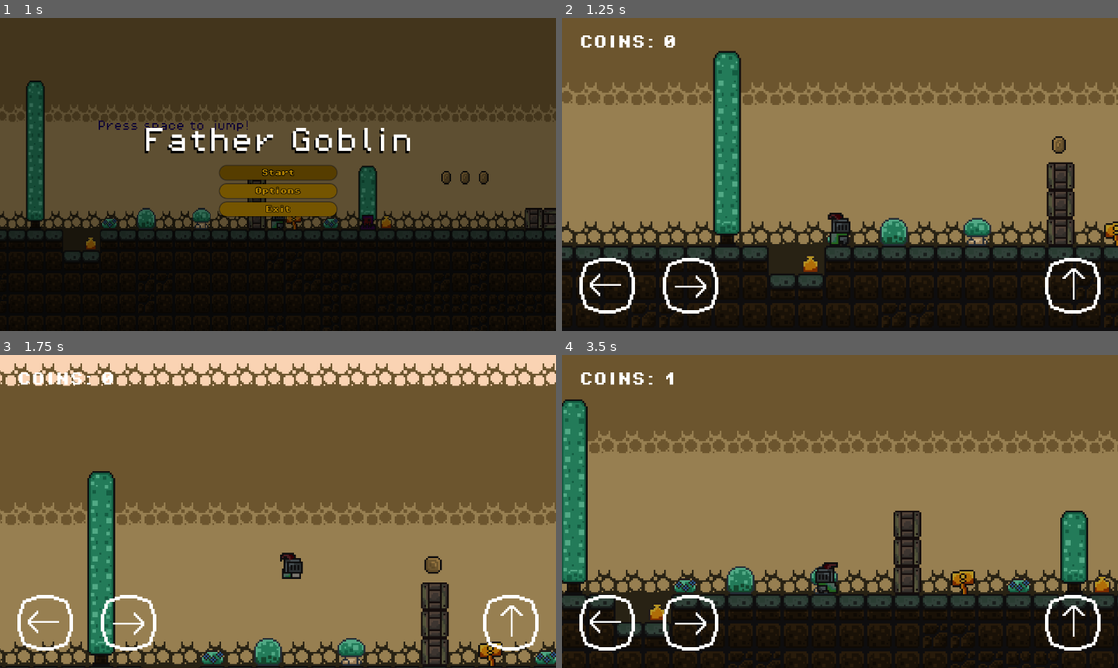
Above: before the commit, frames 1-4 (two rows, left to right).
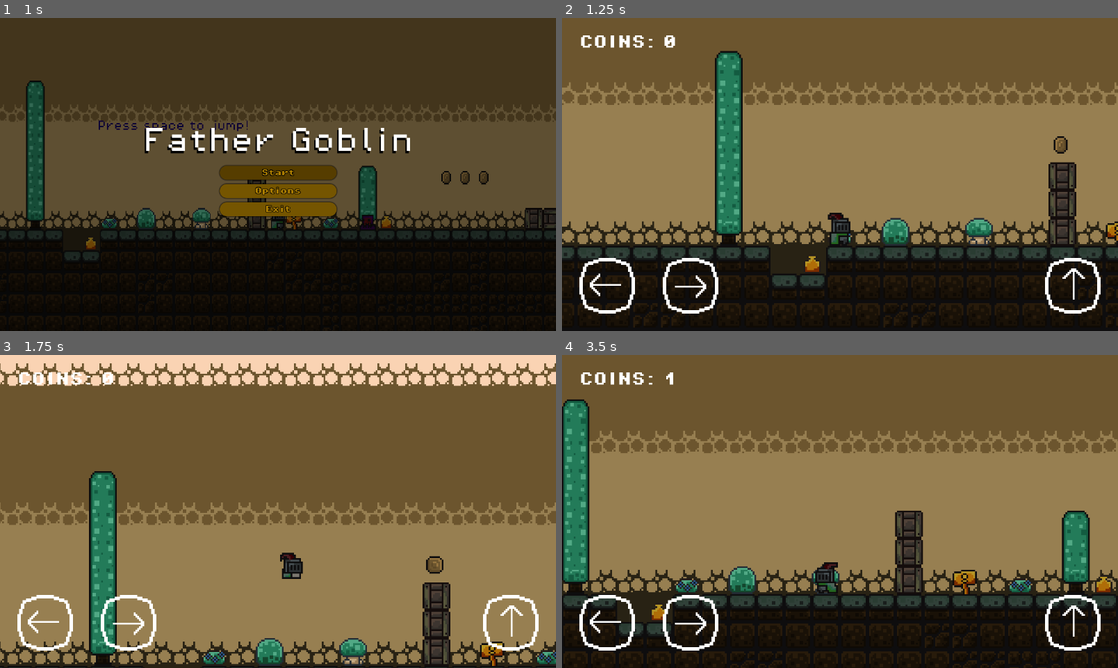
Above: after the commit, the same moments.

Repository: KAISERaustin/goblin-father
Game: Godot game, scene res://scenes/main_menu.tscn
Two runs of this game, one before a commit and one after it. Both use one fixed random seed, a clock stepped at 60 frames per second and the inputs below.
Inputs:
- Up to frame 1 (1 s): click "Start" at 0.5 s
- Up to frame 2 (1.25 s): no input
- Up to frame 3 (1.75 s): hold D (move_right) from 1.28 s (still down); tap Space (jump) at 1.35, 1.52 s
- Up to frame 4 (3.5 s): tap Space (jump) at 1.82, 2.1, 2.27, 2.57, 2.85 s; release D (move_right) at 2.78 s; hold A (move_left) from 2.78 s (still down)

Frame 1 is identical in both runs. In frame 2, 6.9% of the frame differs, in the area x 0-100%, y 10-99%; in frame 3, 8.2%, in the area x 0-100%, y 2-100%; in frame 4, 7.7%.

Commit message:
All changes have been fixed.  Added all of the sounds that I love.

Diff:
--- a/goblin-father-godot/default_bus_layout.tres
+++ b/goblin-father-godot/default_bus_layout.tres
@@ -5,11 +5,11 @@
 bus/1/solo = false
 bus/1/mute = false
 bus/1/bypass_fx = false
-bus/1/volume_db = -17.6645
+bus/1/volume_db = -3.54298
 bus/1/send = &"Master"
 bus/2/name = &"SFX"
 bus/2/solo = false
 bus/2/mute = false
 bus/2/bypass_fx = false
-bus/2/volume_db = -4.003
+bus/2/volume_db = 0.0
 bus/2/send = &"Master"
--- a/goblin-father-godot/level_won_area.gd
+++ /dev/null
@@ -1,14 +0,0 @@
-extends Area2D
-
-@onready var timer: Timer = $Timer
-
-func _on_timer_timeout() -> void:
-	Engine.time_scale = 1.0
-	get_tree().change_scene_to_file("res://scenes/main_menu.tscn")
-
-
-func _on_body_entered(body: Node2D) -> void:
-	if body.is_in_group("player"):
-		print("YOU WON!")
-		Engine .time_scale = 0.5
-		timer.start()
--- a/goblin-father-godot/scenes/Player.tscn
+++ b/goblin-father-godot/scenes/Player.tscn
@@ -1,7 +1,9 @@
-[gd_scene load_steps=27 format=3 uid="uid://d21xhwirpnols"]
+[gd_scene load_steps=29 format=3 uid="uid://d21xhwirpnols"]
 
 [ext_resource type="Script" uid="uid://7fvs1cj2t7x3" path="res://scripts/player.gd" id="1_v6fml"]
 [ext_resource type="Texture2D" uid="uid://dtxcnwvpgvshy" path="res://assets/knight 2.png" id="2_v6fml"]
+[ext_resource type="AudioStream" uid="uid://ctp0tdtrf5lpj" path="res://sounds/player_death.mp3" id="3_mdl7e"]
+[ext_resource type="AudioStream" uid="uid://cd6i8mfwf8kq" path="res://sounds/player_jump.mp3" id="4_mdl7e"]
 
 [sub_resource type="AtlasTexture" id="AtlasTexture_3li8b"]
 atlas = ExtResource("2_v6fml")
@@ -183,7 +185,7 @@
 [node name="AnimatedSprite2D" type="AnimatedSprite2D" parent="."]
 position = Vector2(0, -16)
 sprite_frames = SubResource("SpriteFrames_mdl7e")
-animation = &"idle"
+animation = &"jumping"
 autoplay = "idle"
 
 [node name="Area2D" type="Area2D" parent="." groups=["player"]]
@@ -197,12 +199,23 @@
 shape = SubResource("RectangleShape2D_p0vlq")
 
 [node name="DeathTimer" type="Timer" parent="."]
+wait_time = 2.3
 ignore_time_scale = true
 
 [node name="WinTimer" type="Timer" parent="."]
 wait_time = 3.0
 ignore_time_scale = true
 
+[node name="DeathNoise" type="AudioStreamPlayer2D" parent="."]
+stream = ExtResource("3_mdl7e")
+attenuation = 3.03143
+bus = &"SFX"
+
+[node name="JumpNoise" type="AudioStreamPlayer2D" parent="."]
+stream = ExtResource("4_mdl7e")
+volume_db = -12.877
+bus = &"SFX"
+
 [connection signal="area_entered" from="Area2D" to="." method="_on_area_2d_area_entered"]
 [connection signal="timeout" from="DeathTimer" to="." method="_on_death_timer_timeout"]
 [connection signal="timeout" from="WinTimer" to="." method="_on_win_timer_timeout"]
--- a/goblin-father-godot/scenes/coin.tscn
+++ b/goblin-father-godot/scenes/coin.tscn
@@ -2,7 +2,7 @@
 
 [ext_resource type="Script" uid="uid://wex32jablx6j" path="res://scripts/coin.gd" id="1_i64fm"]
 [ext_resource type="Texture2D" uid="uid://barh8smyfyd" path="res://assets/coin.png" id="1_rwqht"]
-[ext_resource type="AudioStream" uid="uid://5glprd8w6pn2" path="res://sounds/coin.wav" id="3_11l1o"]
+[ext_resource type="AudioStream" uid="uid://c8i2yl272eakv" path="res://sounds/coin_collected.wav" id="3_11l1o"]
 
 [sub_resource type="AtlasTexture" id="AtlasTexture_i64fm"]
 atlas = ExtResource("1_rwqht")
--- a/goblin-father-godot/scenes/game.tscn
+++ b/goblin-father-godot/scenes/game.tscn
@@ -8,8 +8,7 @@
 [ext_resource type="PackedScene" uid="uid://bjutd5xtqvtxv" path="res://scenes/kill_zone.tscn" id="5_iywne"]
 [ext_resource type="PackedScene" uid="uid://cci5xsib4tlix" path="res://scenes/slime.tscn" id="6_p57ef"]
 [ext_resource type="FontFile" uid="uid://btkgccmrm5kna" path="res://fonts/PixelOperator8.ttf" id="7_u5sy4"]
-[ext_resource type="Script" uid="uid://c58s5l7j4e02v" path="res://scripts/game_manager.gd" id="8_gee14"]
-[ext_resource type="PackedScene" uid="uid://dimmpboqxbgrp" path="res://scenes/music.tscn" id="10_trtic"]
+[ext_resource type="PackedScene" uid="uid://bfrni0bppiue5" path="res://scenes/game_manager.tscn" id="9_kvuet"]
 [ext_resource type="PackedScene" uid="uid://b012m5qyiq4cm" path="res://scenes/border_wall_left.tscn" id="10_vtaks"]
 [ext_resource type="PackedScene" uid="uid://bxotjlnrlvcxw" path="res://scenes/level_won_area.tscn" id="11_kvpfn"]
 [ext_resource type="PackedScene" uid="uid://wpns5o4r00ex" path="res://scenes/moving_platform_left.tscn" id="13_kvuet"]
@@ -250,11 +249,11 @@
 
 [node name="Mid" type="TileMapLayer" parent="TileMap" groups=["solid_block"]]
 use_parent_material = true
-tile_map_data = PackedByteArray("AAD//wAAAAAAAAAAAAAAAAAAAAA …(25544 unchanged characters)… rAAoAAAABAAEAAABrAAsAAAAAAAEAAABsAP//AAAGAAcAAABsAAAAAAAAAAAAAABsAAEAAAAAAAEAAABsAAI …(14879 unchanged characters)…
+tile_map_data = PackedByteArray("AAD//wAAAAAAAAAAAAAAAAAAAAA …(25544 unchanged characters)… rAAoAAAABAAEAAABrAAsAAAAAAAEAAABsAP//AAAAAAYAAABsAAAAAAAAAAAAAABsAAEAAAAAAAEAAABsAAI …(14879 unchanged characters)…
 tile_set = SubResource("TileSet_lbhrr")
 
 [node name="Player" parent="." groups=["player"] instance=ExtResource("1_uwrxv")]
-position = Vector2(-55, 4)
+position = Vector2(-56, 4)
 
 [node name="Camera2D" type="Camera2D" parent="Player"]
 position = Vector2(0, -45)
@@ -465,11 +464,8 @@
 theme_override_font_sizes/font_size = 8
 text = "Watch out!"
 
-[node name="GameManager" type="Node" parent="."]
+[node name="GameManager" parent="." instance=ExtResource("9_kvuet")]
 unique_name_in_owner = true
-script = ExtResource("8_gee14")
-
-[node name="Music" parent="GameManager" instance=ExtResource("10_trtic")]
 
 [node name="Borders" type="Node" parent="."]
 
--- /dev/null
+++ b/goblin-father-godot/scenes/game_manager.tscn
@@ -0,0 +1,11 @@
+[gd_scene load_steps=4 format=3 uid="uid://bfrni0bppiue5"]
+
+[ext_resource type="Script" uid="uid://c58s5l7j4e02v" path="res://scripts/game_manager.gd" id="1_smx3j"]
+[ext_resource type="PackedScene" uid="uid://dimmpboqxbgrp" path="res://scenes/music.tscn" id="2_o2178"]
+[ext_resource type="AudioStream" uid="uid://cd8qrp831j3u6" path="res://music/overworld_level_one_music.mp3" id="3_udu3i"]
+
+[node name="GameManager" type="Node"]
+script = ExtResource("1_smx3j")
+
+[node name="Music" parent="." instance=ExtResource("2_o2178")]
+stream = ExtResource("3_udu3i")
--- a/goblin-father-godot/scenes/level_won_area.tscn
+++ b/goblin-father-godot/scenes/level_won_area.tscn
@@ -1,17 +1,24 @@
-[gd_scene load_steps=3 format=3 uid="uid://bxotjlnrlvcxw"]
+[gd_scene load_steps=4 format=3 uid="uid://bxotjlnrlvcxw"]
 
-[ext_resource type="Script" uid="uid://wsw38gpskynx" path="res://level_won_area.gd" id="1_vspio"]
+[ext_resource type="Script" uid="uid://dep5jf0v3kc17" path="res://scripts/level_won_area.gd" id="1_mg273"]
+[ext_resource type="AudioStream" uid="uid://j2fpafjqruk0" path="res://sounds/course_clear.mp3" id="2_mg273"]
 
 [sub_resource type="RectangleShape2D" id="RectangleShape2D_mg273"]
 size = Vector2(14, 14)
 
 [node name="LevelWonArea" type="Area2D" groups=["win"]]
-script = ExtResource("1_vspio")
+script = ExtResource("1_mg273")
 
 [node name="CollisionShape2D" type="CollisionShape2D" parent="."]
 position = Vector2(0, 1)
 shape = SubResource("RectangleShape2D_mg273")
 
-[node name="Timer" type="Timer" parent="."]
+[node name="WON TIMER" type="Timer" parent="."]
+wait_time = 3.5
 
+[node name="AudioStreamPlayer2D" type="AudioStreamPlayer2D" parent="."]
+stream = ExtResource("2_mg273")
+
+[connection signal="area_entered" from="." to="." method="_on_area_entered"]
 [connection signal="body_entered" from="." to="." method="_on_body_entered"]
+[connection signal="timeout" from="WON TIMER" to="." method="_on_timer_timeout"]
--- a/goblin-father-godot/scenes/main_menu.tscn
+++ b/goblin-father-godot/scenes/main_menu.tscn
@@ -6,6 +6,7 @@
 [ext_resource type="FontFile" uid="uid://btkgccmrm5kna" path="res://fonts/PixelOperator8.ttf" id="3_bqqt6"]
 [ext_resource type="AudioStream" uid="uid://d1oyx6r4nybvv" path="res://sounds/button_press.mp3" id="5_8ln24"]
 [ext_resource type="PackedScene" uid="uid://dimmpboqxbgrp" path="res://scenes/music.tscn" id="6_rtw2f"]
+[ext_resource type="AudioStream" uid="uid://d1cuqty1bd8rw" path="res://music/main_menu_music.mp3" id="7_oa1go"]
 
 [sub_resource type="StyleBoxTexture" id="StyleBoxTexture_bqqt6"]
 texture = ExtResource("2_ekxnf")
@@ -196,6 +197,7 @@
 
 [node name="AudioStreamPlayer2D" type="AudioStreamPlayer2D" parent="."]
 stream = ExtResource("5_8ln24")
+bus = &"SFX"
 
 [node name="AnimationPlayer" type="AnimationPlayer" parent="."]
 root_node = NodePath("../AudioStreamPlayer2D")
@@ -204,6 +206,7 @@
 }
 
 [node name="Music" parent="." instance=ExtResource("6_rtw2f")]
+stream = ExtResource("7_oa1go")
 
 [connection signal="pressed" from="VBoxContainer/Start" to="." method="_on_start_pressed"]
 [connection signal="pressed" from="VBoxContainer/Options" to="." method="_on_options_pressed"]
--- /dev/null
+++ b/goblin-father-godot/scenes/option_menu.tscn
@@ -0,0 +1,155 @@
+[gd_scene load_steps=14 format=3 uid="uid://cwin37kd46hp4"]
+
+[ext_resource type="Script" uid="uid://klricr5gavcd" path="res://scripts/option_menu.gd" id="1_40sux"]
+[ext_resource type="Texture2D" uid="uid://bce2wj75k251o" path="res://assets/main_menu_game_background.png" id="1_hecwe"]
+[ext_resource type="PackedScene" uid="uid://dimmpboqxbgrp" path="res://scenes/music.tscn" id="3_1xj3o"]
+[ext_resource type="FontFile" uid="uid://b3tjvieravy7m" path="res://fonts/PixelOperator8-Bold.ttf" id="4_hrgik"]
+[ext_resource type="AudioStream" uid="uid://d1oyx6r4nybvv" path="res://sounds/button_press.mp3" id="5_2mid4"]
+
+[sub_resource type="StyleBoxTexture" id="StyleBoxTexture_40sux"]
+texture = ExtResource("1_hecwe")
+
+[sub_resource type="StyleBoxEmpty" id="StyleBoxEmpty_2mid4"]
+
+[sub_resource type="StyleBoxFlat" id="StyleBoxFlat_x6sq6"]
+bg_color = Color(0.338965, 0.24086, 1.44392e-07, 1)
+corner_radius_top_left = 16
+corner_radius_top_right = 16
+corner_radius_bottom_right = 16
+corner_radius_bottom_left = 16
+expand_margin_left = 18.0
+expand_margin_right = 18.0
+shadow_size = 3
+
+[sub_resource type="StyleBoxFlat" id="StyleBoxFlat_laan2"]
+bg_color = Color(0.298118, 0.210185, 1.20327e-07, 1)
+corner_radius_top_left = 16
+corner_radius_top_right = 16
+corner_radius_bottom_right = 16
+corner_radius_bottom_left = 16
+expand_margin_left = 18.0
+expand_margin_right = 18.0
+shadow_size = 3
+
+[sub_resource type="StyleBoxFlat" id="StyleBoxFlat_6uflr"]
+bg_color = Color(0.459325, 0.331248, 0, 1)
+border_color = Color(0.458824, 0.329412, 0, 1)
+corner_radius_top_left = 16
+corner_radius_top_right = 16
+corner_radius_bottom_right = 16
+corner_radius_bottom_left = 16
+expand_margin_left = 18.0
+expand_margin_right = 18.0
+shadow_size = 3
+
+[sub_resource type="Animation" id="Animation_x6sq6"]
+length = 0.001
+tracks/0/type = "value"
+tracks/0/imported = false
+tracks/0/enabled = true
+tracks/0/path = NodePath("AudioStreamPlayer2D:playing")
+tracks/0/interp = 1
+tracks/0/loop_wrap = true
+tracks/0/keys = {
+"times": PackedFloat32Array(0),
+"transitions": PackedFloat32Array(1),
+"update": 1,
+"values": [false]
+}
+
+[sub_resource type="Animation" id="Animation_hrgik"]
+resource_name = "enable_mobile_controls"
+length = 0.35
+tracks/0/type = "value"
+tracks/0/imported = false
+tracks/0/enabled = true
+tracks/0/path = NodePath("AudioStreamPlayer2D:playing")
+tracks/0/interp = 1
+tracks/0/loop_wrap = true
+tracks/0/keys = {
+"times": PackedFloat32Array(0),
+"transitions": PackedFloat32Array(1),
+"update": 1,
+"values": [true]
+}
+
+[sub_resource type="AnimationLibrary" id="AnimationLibrary_2mid4"]
+_data = {
+&"RESET": SubResource("Animation_x6sq6"),
+&"enable_mobile_controls": SubResource("Animation_hrgik")
+}
+
+[node name="Option Menu" type="Control"]
+layout_mode = 3
+anchors_preset = 0
+offset_right = 1280.0
+offset_bottom = 720.0
+size_flags_horizontal = 4
+size_flags_vertical = 4
+script = ExtResource("1_40sux")
+
+[node name="Panel" type="Panel" parent="."]
+layout_mode = 0
+offset_right = 1280.0
+offset_bottom = 720.0
+theme_override_styles/panel = SubResource("StyleBoxTexture_40sux")
+
+[node name="Music" parent="." instance=ExtResource("3_1xj3o")]
+
+[node name="BoxContainer" type="VBoxContainer" parent="."]
+layout_mode = 1
+anchors_preset = 8
+anchor_left = 0.5
+anchor_top = 0.5
+anchor_right = 0.5
+anchor_bottom = 0.5
+offset_left = -160.0
+offset_top = -20.0
+offset_right = 160.0
+offset_bottom = 49.0
+grow_horizontal = 2
+grow_vertical = 2
+
+[node name="EnableMobileControls" type="Button" parent="BoxContainer"]
+layout_mode = 2
+size_flags_horizontal = 4
+size_flags_vertical = 3
+theme_override_colors/font_hover_color = Color(0.697585, 0.509486, 0, 1)
+theme_override_colors/font_color = Color(0.698039, 0.509804, 0, 1)
+theme_override_colors/font_focus_color = Color(0.698039, 0.509804, 0, 1)
+theme_override_colors/font_pressed_color = Color(0.698039, 0.509804, 0, 1)
+theme_override_constants/outline_size = 5
+theme_override_fonts/font = ExtResource("4_hrgik")
+theme_override_styles/focus = SubResource("StyleBoxEmpty_2mid4")
+theme_override_styles/hover = SubResource("StyleBoxFlat_x6sq6")
+theme_override_styles/pressed = SubResource("StyleBoxFlat_laan2")
+theme_override_styles/normal = SubResource("StyleBoxFlat_6uflr")
+text = "Enable Mobile Controls"
+
+[node name="Main Menu" type="Button" parent="BoxContainer"]
+layout_mode = 2
+size_flags_horizontal = 4
+size_flags_vertical = 3
+theme_override_colors/font_hover_color = Color(0.697585, 0.509486, 0, 1)
+theme_override_colors/font_color = Color(0.698039, 0.509804, 0, 1)
+theme_override_colors/font_focus_color = Color(0.698039, 0.509804, 0, 1)
+theme_override_colors/font_pressed_color = Color(0.698039, 0.509804, 0, 1)
+theme_override_constants/outline_size = 5
+theme_override_fonts/font = ExtResource("4_hrgik")
+theme_override_styles/focus = SubResource("StyleBoxEmpty_2mid4")
+theme_override_styles/hover = SubResource("StyleBoxFlat_x6sq6")
+theme_override_styles/pressed = SubResource("StyleBoxFlat_laan2")
+theme_override_styles/normal = SubResource("StyleBoxFlat_6uflr")
+text = "Main Menu"
+
+[node name="AnimationPlayer" type="AnimationPlayer" parent="."]
+libraries = {
+&"": SubResource("AnimationLibrary_2mid4")
+}
+
+[node name="AudioStreamPlayer2D" type="AudioStreamPlayer2D" parent="."]
+stream = ExtResource("5_2mid4")
+
+[connection signal="pressed" from="BoxContainer/EnableMobileControls" to="." method="_on_enable_mobile_controls_pressed"]
+[connection signal="pressed" from="BoxContainer/Main Menu" to="." method="_on_main_menu_pressed"]
+[connection signal="pressed" from="BoxContainer/Main Menu" to="." method="_on_enable_mobile_controls_pressed"]
--- a/goblin-father-godot/scenes/slime.tscn
+++ b/goblin-father-godot/scenes/slime.tscn
@@ -1,8 +1,9 @@
-[gd_scene load_steps=23 format=3 uid="uid://cci5xsib4tlix"]
+[gd_scene load_steps=24 format=3 uid="uid://cci5xsib4tlix"]
 
 [ext_resource type="Script" uid="uid://wlaq8svsppx3" path="res://scripts/slime.gd" id="1_n6pvg"]
 [ext_resource type="Texture2D" uid="uid://bhhyi7mbabwa" path="res://sprites/slime_purple.png" id="2_n6pvg"]
 [ext_resource type="Texture2D" uid="uid://cbbap0gi5gvmj" path="res://assets/slime_purple.png" id="2_pjw23"]
+[ext_resource type="AudioStream" uid="uid://rgj0tgas4322" path="res://sounds/player_kick.wav" id="4_pjw23"]
 
 [sub_resource type="RectangleShape2D" id="RectangleShape2D_n6pvg"]
 size = Vector2(10, 1)
@@ -166,5 +167,9 @@
 
 [node name="DeathTimer" type="Timer" parent="."]
 
+[node name="SlimeKill" type="AudioStreamPlayer2D" parent="."]
+stream = ExtResource("4_pjw23")
+bus = &"SFX"
+
 [connection signal="area_entered" from="HeadHitCheck" to="." method="_on_head_hit_check_area_entered"]
 [connection signal="timeout" from="DeathTimer" to="." method="_on_death_timer_timeout"]
--- a/goblin-father-godot/scripts/coin.gd
+++ b/goblin-father-godot/scripts/coin.gd
@@ -1,11 +1,11 @@
 extends Area2D
 
+@onready var animation_player: AnimationPlayer = $AnimationPlayer
 @onready var game_manager: Node = %GameManager
-@onready var animation_player: AnimationPlayer = $AnimationPlayer
-@onready var lblscore: Label = get_node("/root/Game/GUI/lblscore")
+@onready var gui: CanvasLayer = $"../../GUI"
 
 func _on_body_entered(_body: Node2D) -> void:
 	game_manager.add_point()
-	print(game_manager.score)
+	var lblscore = gui.get_node("lblscore")
 	lblscore.text = "COINS: " + str(game_manager.score)
 	animation_player.play("pickup")
--- a/goblin-father-godot/scripts/game_manager.gd
+++ b/goblin-father-godot/scripts/game_manager.gd
@@ -1,12 +1,23 @@
 extends Node
 
 @onready var music: AudioStreamPlayer2D = $Music
+@onready var player: CharacterBody2D = $"../Player"
+
 
 var score = 0
 
 func add_point():
 	score += 1
 
+func make_player_jump() -> void:
+	player.landed_on_enemy_slime()
+
+func play_music() -> void:
+	music.playing = true
+
+func pause_music() -> void:
+	music.playing = false
+
 func _ready() -> void:
 	music.playing = true
 	music.attenuation = 0.0
--- /dev/null
+++ b/goblin-father-godot/scripts/gui_manager.gd
@@ -0,0 +1,22 @@
+extends Node
+
+@onready var music: AudioStreamPlayer2D = $Music
+@onready var interface: Node = $".."
+
+var is_mobile_controls_enabled = false
+
+func _ready() -> void:
+	music.playing = true
+	music.attenuation = 0.0
+	music.max_distance = 10000.0
+
+func pause_music() -> void:
+	music.playing = false
+
+func play_music() -> void:
+	if !music.playing:
+		music.playing = true
+
+# Called every frame. 'delta' is the elapsed time since the previous frame.
+func _process(_delta: float) -> void:
+	pass
--- a/goblin-father-godot/scripts/killzone.gd
+++ b/goblin-father-godot/scripts/killzone.gd
@@ -3,7 +3,6 @@
 @onready var timer: Timer = $Timer
 
 func _on_body_entered(body):
-	print("YOU DIED!")
 	Engine.time_scale = 0.5
 	body.get_node("CollisionShape2D").queue_free()
 	timer.start()
--- /dev/null
+++ b/goblin-father-godot/scripts/level_manager.gd
@@ -0,0 +1,10 @@
+extends Node
+
+@onready var interface: Node = $"../Interface"
+@onready var game: Node2D = $"../Game"
+
+func ready() -> void:
+	game.visible = false
+
+func set_mobile_controls_to_on(_is_mobile_controls_enabled: bool) -> void:
+	pass
--- /dev/null
+++ b/goblin-father-godot/scripts/level_won_area.gd
@@ -0,0 +1,17 @@
+extends Area2D
+
+@onready var won_timer: Timer = $"WON TIMER"
+@onready var audio_stream_player_2d: AudioStreamPlayer2D = $AudioStreamPlayer2D
+
+@onready var game_manager: Node = %GameManager
+
+func _on_timer_timeout() -> void:
+	Engine.time_scale = 1.0
+	get_tree().change_scene_to_file("res://scenes/main_menu.tscn")
+
+func _on_area_entered(area: Area2D) -> void:
+	if area.is_in_group("player"):
+		game_manager.pause_music()
+		audio_stream_player_2d.play()
+		Engine.time_scale = 0.5
+		won_timer.start()
--- a/goblin-father-godot/scripts/main_menu.gd
+++ b/goblin-father-godot/scripts/main_menu.gd
@@ -5,9 +5,7 @@
 
 func _on_start_pressed() -> void:
 	animation_player.play("start_button_press")
-
 	await animation_player.animation_finished
-
 	get_tree().change_scene_to_file("res://scenes/game.tscn")
 
 func _on_options_pressed() -> void:
--- /dev/null
+++ b/goblin-father-godot/scripts/option_menu.gd
@@ -0,0 +1,12 @@
+extends Control
+
+@onready var animation_player: AnimationPlayer = $AnimationPlayer
+
+func _on_enable_mobile_controls_pressed() -> void:
+	animation_player.play("enable_mobile_controls")
+	await animation_player.animation_finished
+
+func _on_main_menu_pressed() -> void:
+	animation_player.play("enable_mobile_controls")
+	await animation_player.animation_finished
+	get_tree().change_scene_to_file("res://scenes/main_menu.tscn")
--- a/goblin-father-godot/scripts/player.gd
+++ b/goblin-father-godot/scripts/player.gd
@@ -6,6 +6,9 @@
 @onready var death_timer: Timer = $DeathTimer
 @onready var win_timer: Timer = $WinTimer
 @onready var animated_sprite: AnimatedSprite2D = $AnimatedSprite2D
+@onready var jump_noise: AudioStreamPlayer2D = $JumpNoise
+@onready var death_noise: AudioStreamPlayer2D = $DeathNoise
+@onready var game_manager: Node = %GameManager
 
 func ready() -> void:
 	add_to_group("player")
@@ -18,6 +21,7 @@
 	# Handle jump.
 	if Input.is_action_just_pressed("jump") and is_on_floor():
 		velocity.y = JUMP_VELOCITY
+		jump_noise.play()
 
 	# Get the input direction and handle the movement/deceleration.
 	# As good practice, you should replace UI actions with custom gameplay actions.
@@ -47,19 +51,18 @@
 
 	move_and_slide()
 
+func landed_on_enemy_slime() -> void:
+	velocity.y = JUMP_VELOCITY * .75
+
 
 func _on_area_2d_area_entered(area: Area2D) -> void:
 	if area.is_in_group("win"):
-		print("WINNER")
 		win_timer.start()
 	elif area.is_in_group("enemy_slime"):
-		print("SLIME")
+		death_noise.play()
+		game_manager.pause_music()
 		Engine.time_scale = 0
 		death_timer.start()
-	elif area.is_in_group("killzone"):
-		print("DEAD")
-	elif area.is_in_group("solid_block"):
-		print("GROUND")
 
 func _on_death_timer_timeout() -> void:
 	Engine.time_scale = 1
--- a/goblin-father-godot/scripts/slime.gd
+++ b/goblin-father-godot/scripts/slime.gd
@@ -12,6 +12,9 @@
 @onready var ground_check: CollisionShape2D = $GroundCheck
 
 @onready var animated_sprite: AnimatedSprite2D = $AnimatedSprite2D
+@onready var slime_kill: AudioStreamPlayer2D = $SlimeKill
+
+@onready var game_manager: Node = %GameManager
 
 @onready var death_timer: Timer = $DeathTimer
 
@@ -49,6 +52,8 @@
 
 func _on_head_hit_check_area_entered(area: Area2D) -> void:
 	if area.is_in_group("player"):
+		game_manager.make_player_jump()
+		slime_kill.play()
 		is_dead = true
 		head_hit_check.queue_free()
 		body_check.queue_free()
Not shown, removed: goblin-father-godot/level_won_area.gd.uid
Not shown, added: goblin-father-godot/music/main_menu_music.mp3.import
Not shown, added: goblin-father-godot/music/overworld_level_one_music.mp3.import
Not shown: 1 places in goblin-father-godot/scenes/game.tscn that only renumber resources
Not shown: 1 places in goblin-father-godot/scenes/main_menu.tscn that only renumber resources
Not shown, added: goblin-father-godot/scripts/gui_manager.gd.uid
Not shown, added: goblin-father-godot/scripts/level_manager.gd.uid
Not shown, added: goblin-father-godot/scripts/level_won_area.gd.uid
Not shown, added: goblin-father-godot/scripts/option_menu.gd.uid
Not shown, added: goblin-father-godot/sounds/coin_collected.wav.import
Not shown, added: goblin-father-godot/sounds/course_clear.mp3.import
Not shown, added: goblin-father-godot/sounds/player_death.mp3.import
(and 11 more such lines)
